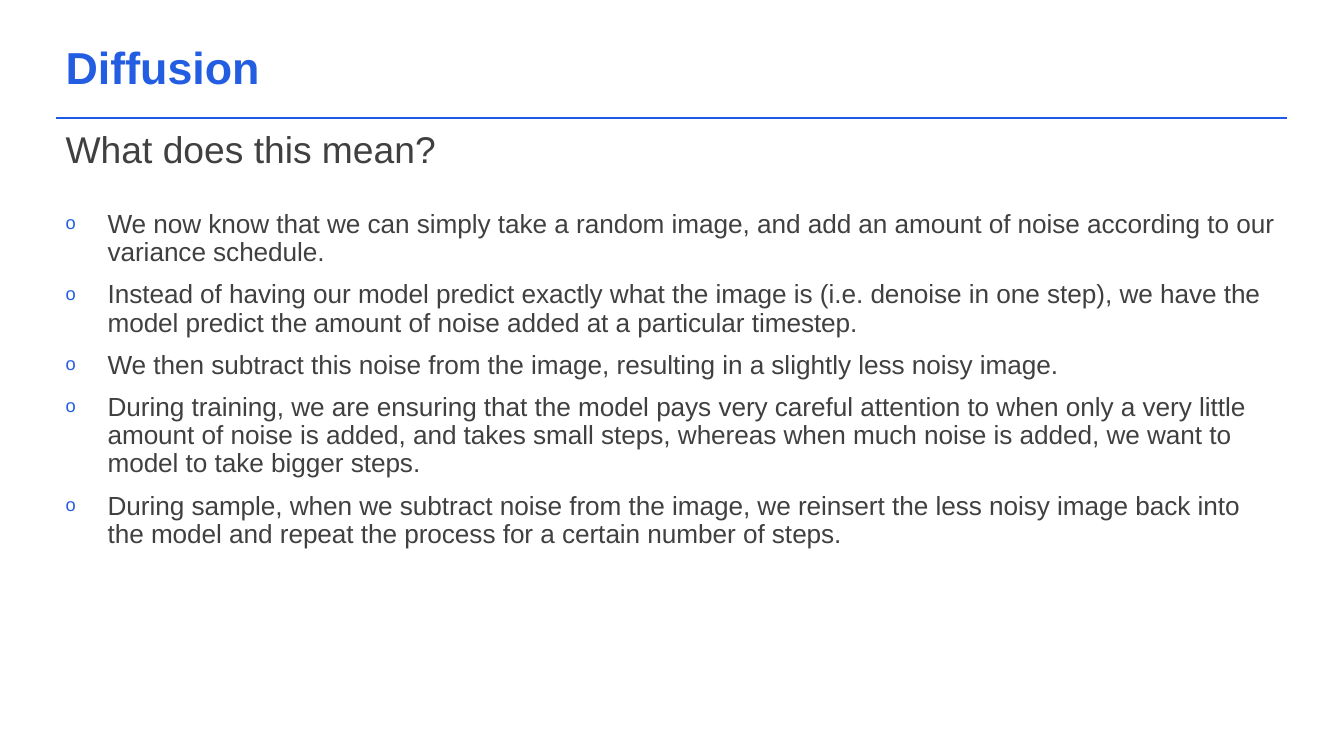
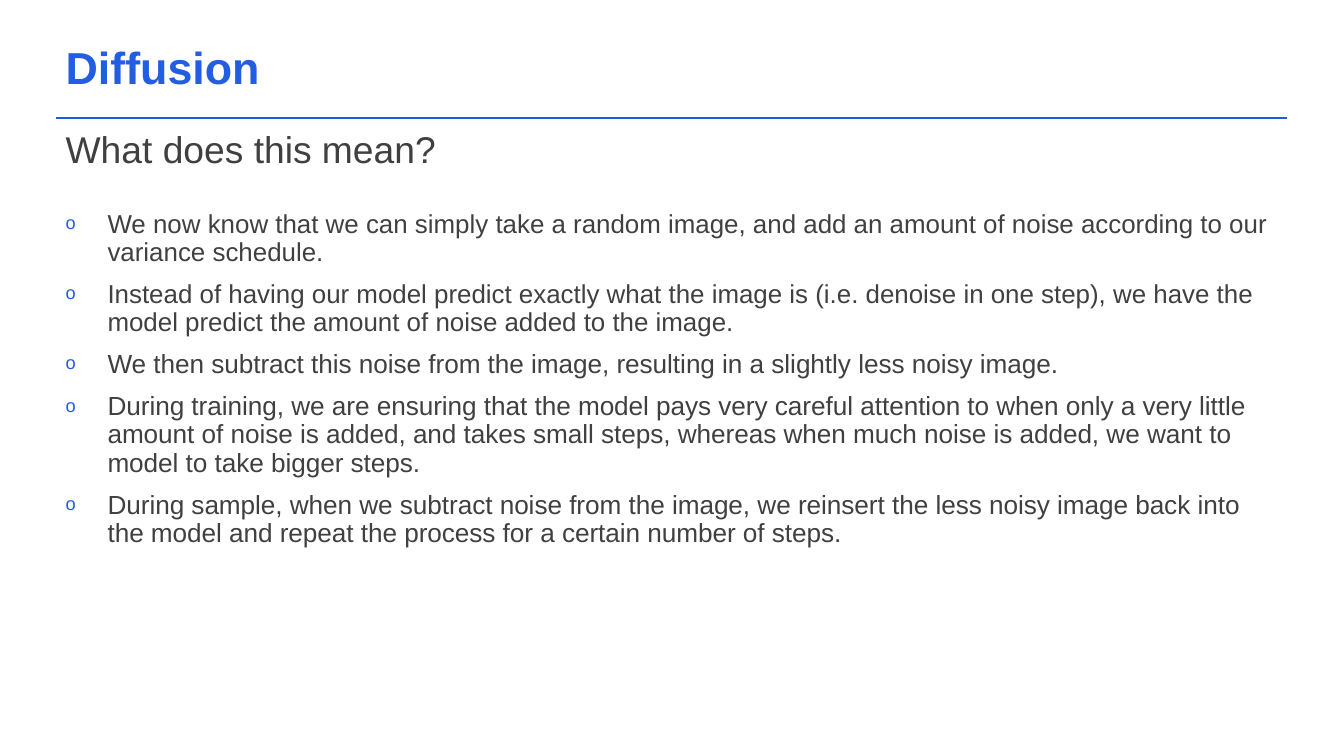
Before and after one commit to acceleratescience/diffusion-models, a slide deck: slide 6 of slides/4_DDPM.pptx. Drawn at 1344x756 pixels with LibreOffice and Linux fonts; fonts in the diff are those of the drawing; background and template pictures are left out. Boxes give left, top, right and bottom in pixels: in the first picture for what was removed or moved away, otherwise in the second. Text is boxed around its words. In the diff, an @@ line names an element or a change of style, - is before the commit and + after.

Commit message:
fix: update slides

```diff
--- a/slides/4_DDPM.pptx
+++ b/slides/4_DDPM.pptx
@@ text at bbox=[108, 214, 1266, 262]: size 18.7 to 18.5 pt in "We now know that we can simply ..." @@
@@ text at bbox=[108, 284, 1253, 337]: text changed; size 18.7 to 18.5 pt @@
-o Instead of having our model predict exactly what the image is (i.e. denoise in one step), we have the model predict the amount of noise added at a particular timestep.
+o Instead of having our model predict exactly what the image is (i.e. denoise in one step), we have the model predict the amount of noise added to the image.
```
Also in this commit, not shown: 1 slide added, 2 other files.
